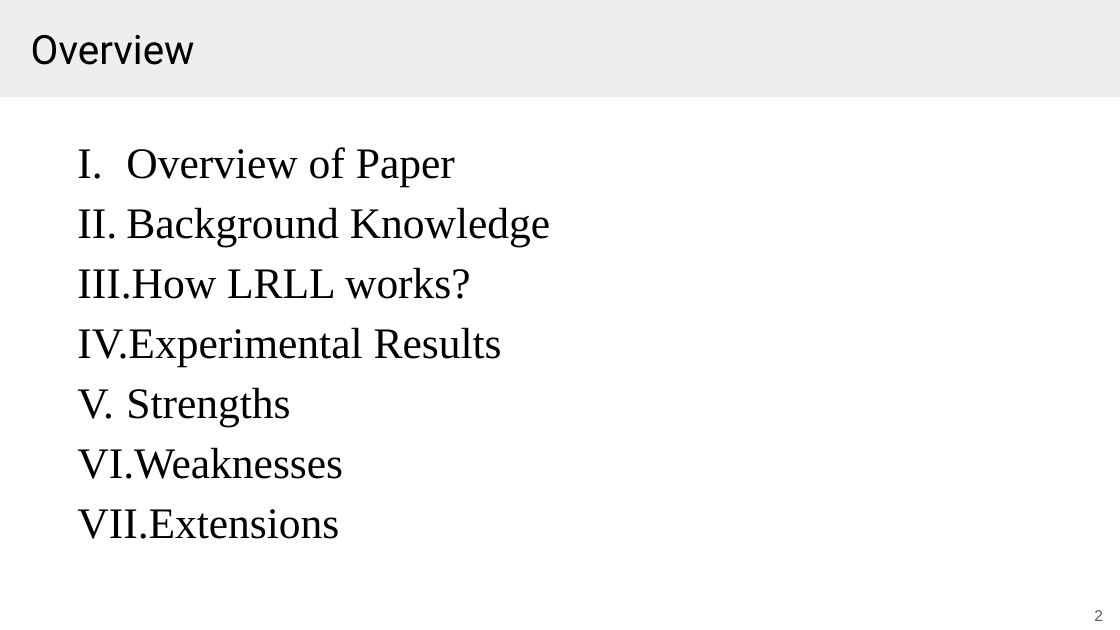
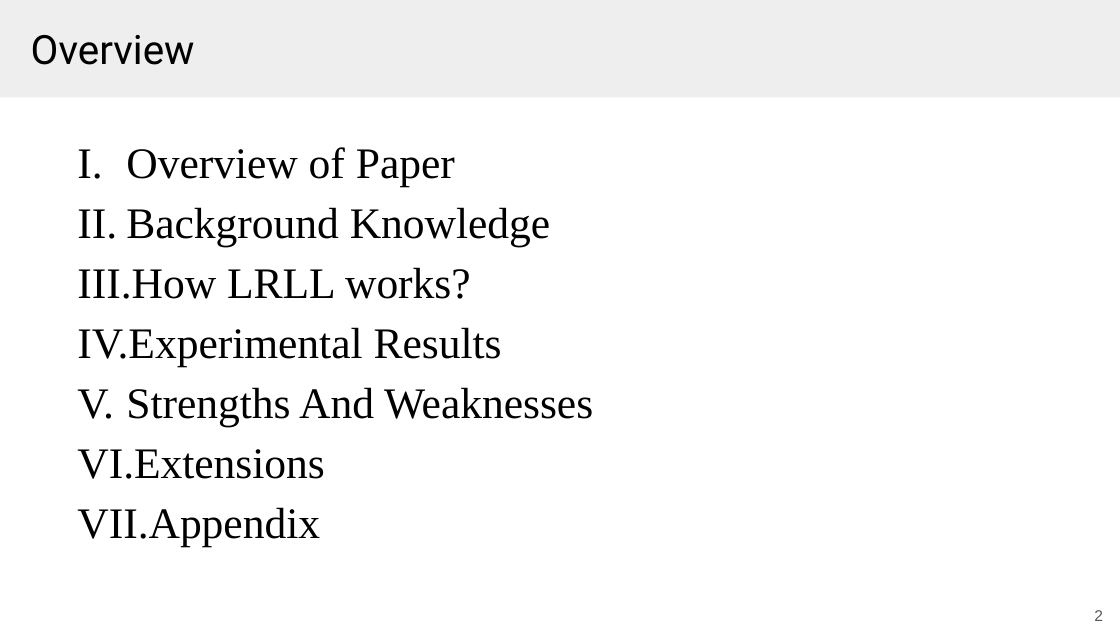
Before and after one commit to Tazering/UVA-CS, a slide deck: slide 2 of CS-6501_Kuo/paper presentation/lifelong_robot_presentation.pptx. Drawn at 1120x630 pixels with LibreOffice and Linux fonts; fonts in the diff are those of the drawing. Boxes give left, top, right and bottom in pixels: in the first picture for what was removed or moved away, otherwise in the second. Text is boxed around its words. In the diff, an @@ line names an element or a change of style, - is before the commit and + after.

```diff
--- a/CS-6501_Kuo/paper presentation/lifelong_robot_presentation.pptx
+++ b/CS-6501_Kuo/paper presentation/lifelong_robot_presentation.pptx
@@ text at box(126, 387, 593, 427): text changed @@
-V. Strengths
-VI. Weaknesses
+V. Strengths And Weaknesses
@@ text at box(77, 507, 320, 547): paragraph added @@
+VII. Appendix
```
Also in this commit, not shown: 11 other slides changed, 3 slides added, 6 slides removed, 2 other files.
